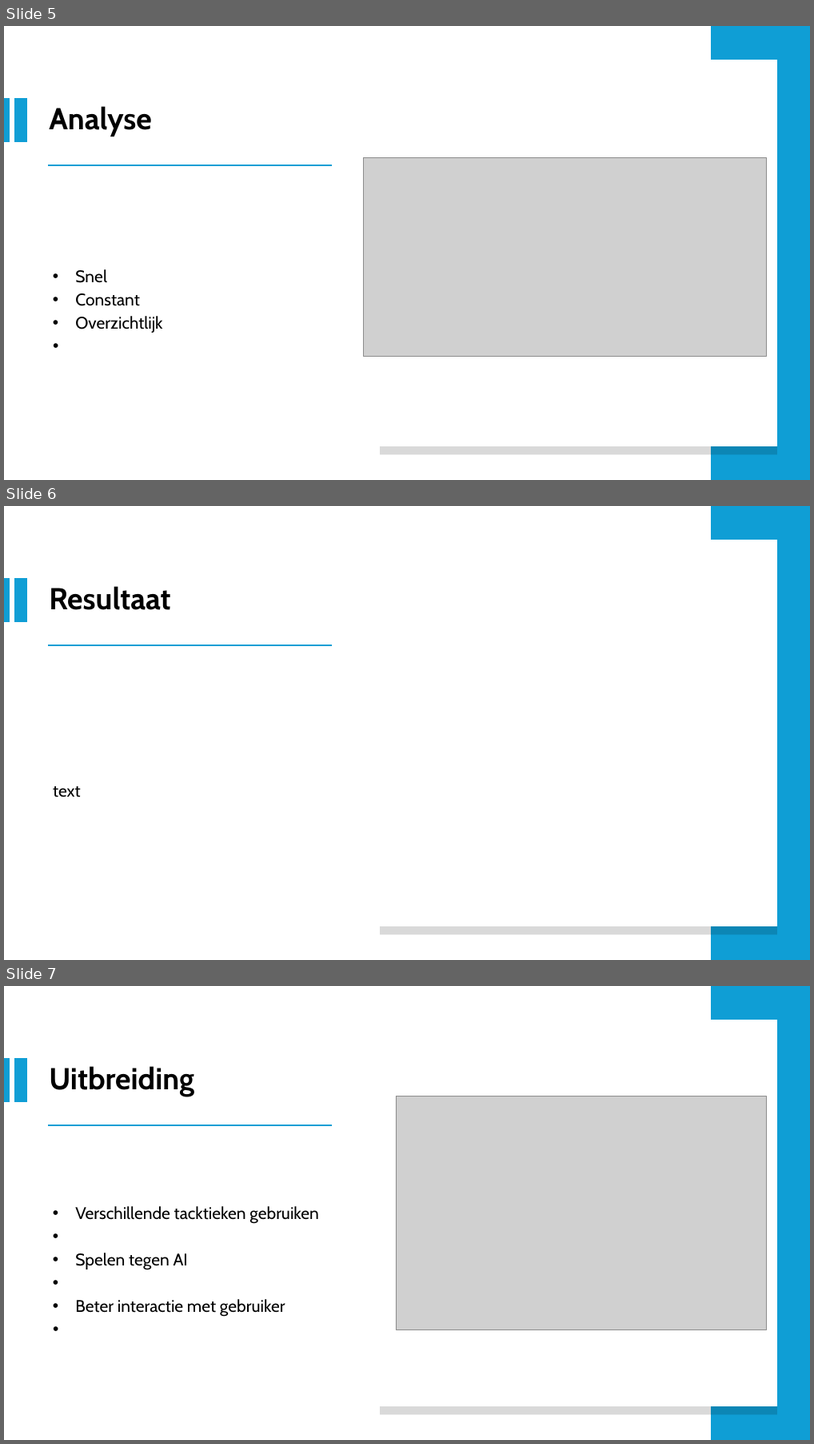
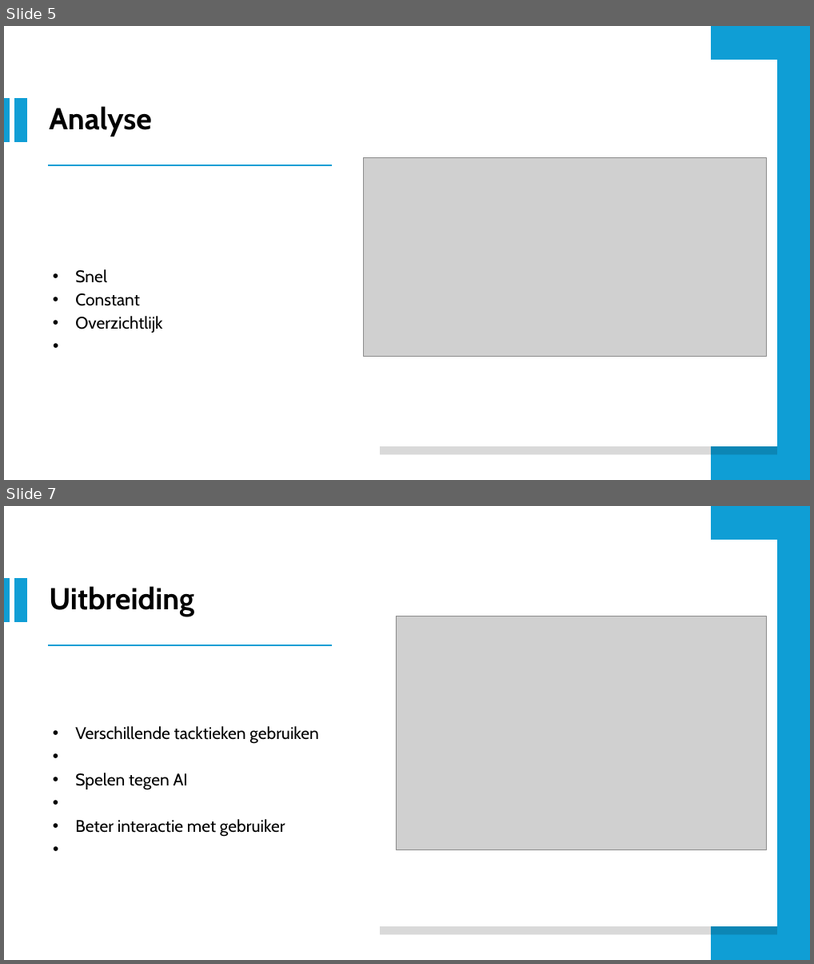
Before and after one commit to RobbeDeW/Mastermind, a slide deck: Presentatie/Mastermind.odp. Shown one above the other, each under a label of ours: slides 5, 6 and 7 before the commit, slides 5 and 7 after it; the slides between them are not shown. The pictures are 814x1444 and 814x964 pixels, drawn with LibreOffice and Linux fonts; fonts in the diff are those of the drawing; grey boxes stand for pictures. Boxes give left, top, right and bottom in pixels: in the first picture for what was removed or moved away, otherwise in the second. Text is boxed around its words. In the diff, an @@ line names an element or a change of style, - is before the commit and + after.

```diff
--- a/Presentatie/Mastermind.odp
+++ b/Presentatie/Mastermind.odp
@@ slide 6 removed at <box>4,506,810,960</box>, background #FFFFFF @@
@@ freeform shape removed at <box>712,506,810,960</box> @@
@@ freeform shape removed at <box>380,540,778,926</box> @@
@@ freeform shape removed at <box>4,578,10,623</box> @@
@@ freeform shape removed at <box>14,578,27,623</box> @@
@@ title removed at <box>49,586,170,610</box> @@
-Resultaat
@@ freeform shape removed at <box>48,644,333,646</box> @@
@@ text removed at <box>53,786,81,797</box> @@
-text
```
Also in this commit, not shown: 1 slide added.
